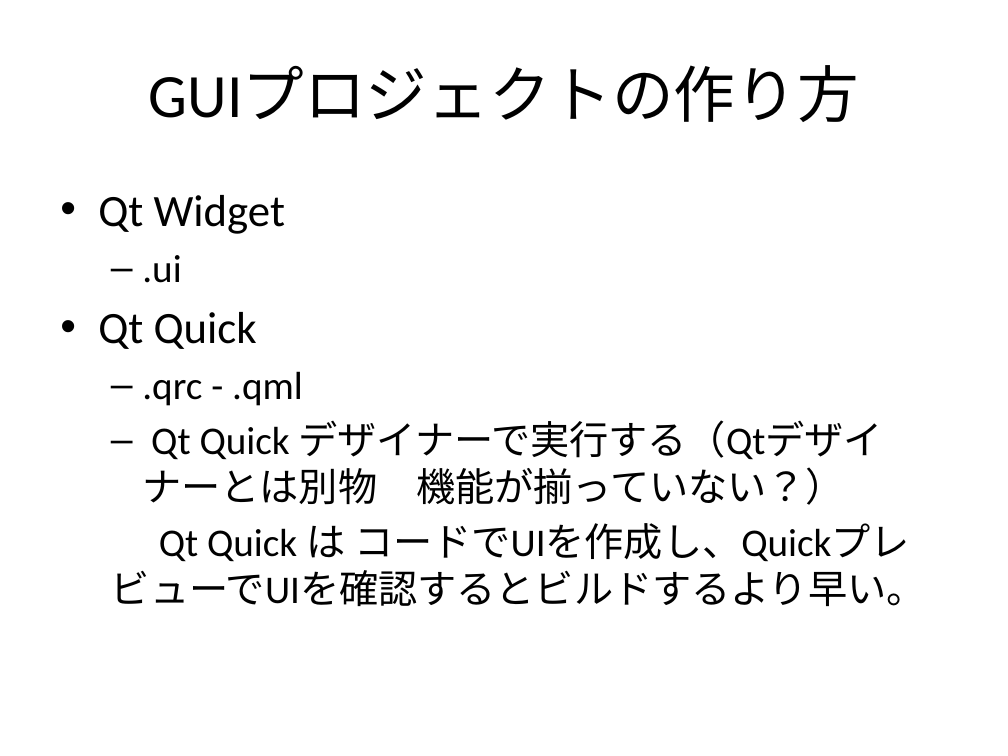
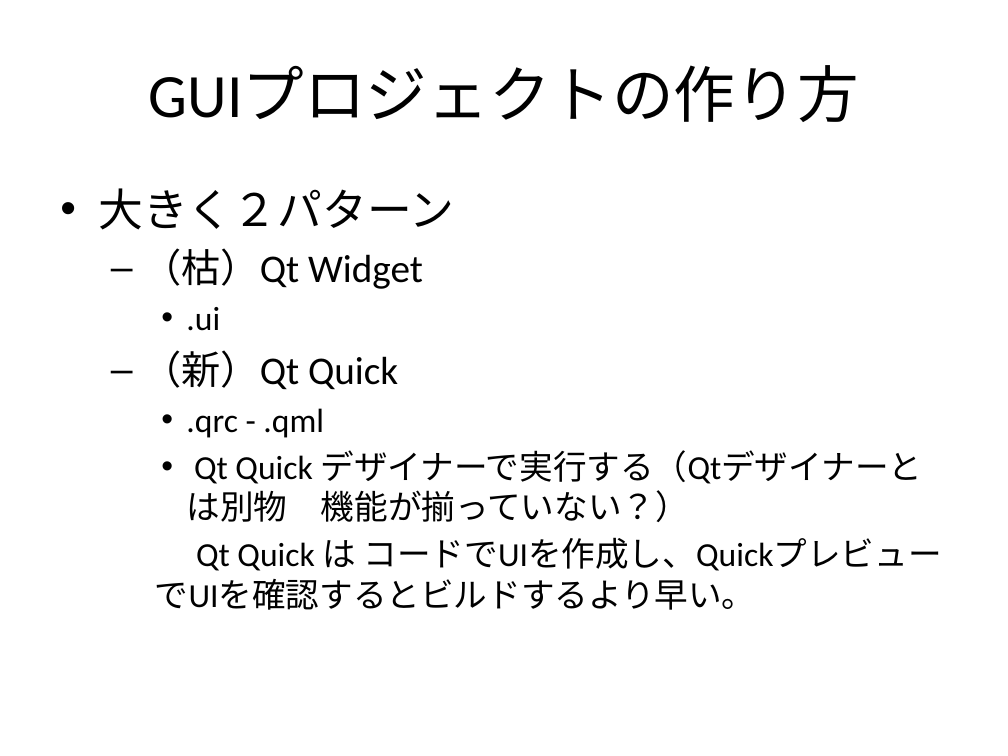
Before and after one commit to misaki-s/qt-widget-sample-app, a slide deck: slide 3 of QTのチュートリアル.pptx (slide 2 before the commit). Drawn at 1008x756 pixels with LibreOffice and Linux fonts; fonts in the diff are those of the drawing. Boxes give left, top, right and bottom in pixels: in the first picture for what was removed or moved away, otherwise in the second. Text is boxed around its words. In the diff, an @@ line names an element or a change of style, - is before the commit and + after.

```diff
--- a/QTのチュートリアル.pptx
+++ b/QTのチュートリアル.pptx
@@ text at box(98, 188, 454, 289): text changed; size 32 to 28 pt @@
-• Qt Widget
+• 大きく２パターン
+  – （枯）Qt Widget
@@ text at box(155, 307, 942, 610): size 28 to 24 pt in ".ui", ".qrc - .qml", "Qt Quick デザイナーで実行する（Qtデザイナーとは別物 機能が揃っていない？）", "Qt Quick は コードでUIを作成し、QuickプレビューでUIを確認するとビルドするより早い。"; bullet – to •; list level 2 to 3 in ".ui"; list level 2 to 3 in ".qrc - .qml"; list level 2 to 3 in "Qt Quick デザイナーで実行する（Qtデザイナーとは別物 機能が揃っていない？）"; list level 2 to 3 in "Qt Quick は コードでUIを作成し、QuickプレビューでUIを確認するとビルドするより早い。" @@
@@ text at box(142, 350, 398, 390): text changed; size 32 to 28 pt @@
-• Qt Quick
+  – （新）Qt Quick
```
Also in this commit, not shown: 3 other slides changed, 8 slides added, 5 slides removed.
